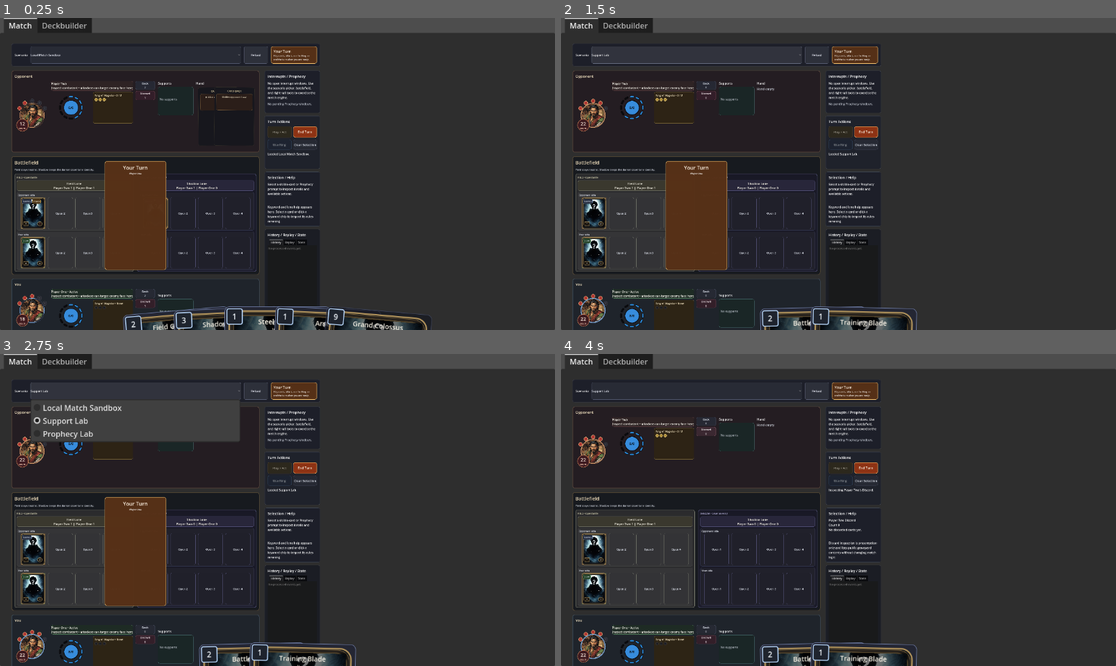
Above: before the commit, frames 1-4 (two rows, left to right).
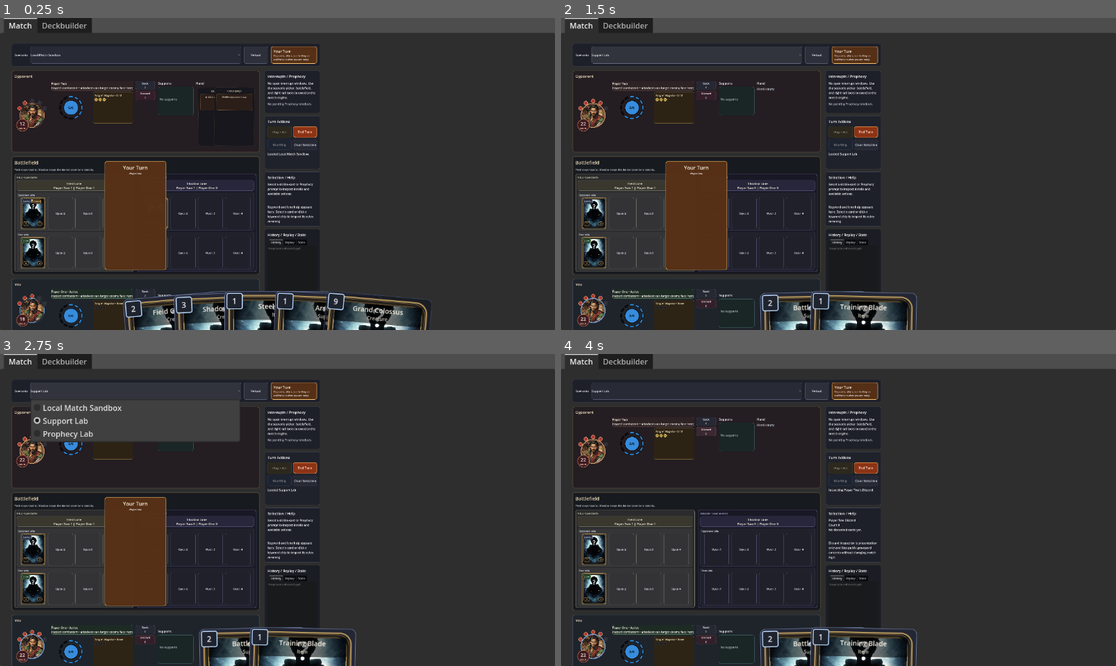
Above: after the commit, the same moments.

Repository: FlinnBurgess/elder-scrolls-legends
Game: Godot game, scene res://scenes/bootstrap/bootstrap.tscn
Same seed, same stepped clock (60 frames per second), same inputs: the game is played once before the commit and once after it.
Inputs:
- Up to frame 1 (0.25 s): no input
- Up to frame 2 (1.5 s): click "Local Match Sandbox" at 0.5 s; click "Player Two Inspect combatant …" at 1.25 s
- Up to frame 3 (2.75 s): click "Support Lab" at 2 s
- Up to frame 4 (4 s): click "Deck 0" at 2.75 s; click "Discard 0" at 3.5 s

The runs differ from the first frame. In frame 1, 4.0% of the frame differs, in the area x 22-78%, y 87-100%; in frame 2, 2.1%; in frame 3, 2.1%; in frame 4, 2.1%.

Commit message:
Adjust floating hand visibility and hover margin
Show 35% of cards above screen bottom at rest (up from 25%) and add
24px bottom margin when cards rise on hover so they aren't flush
against the screen edge.

Co-Authored-By: Claude Opus 4.6 <noreply@anthropic.com>

Diff:
--- a/src/ui/match_screen.gd
+++ b/src/ui/match_screen.gd
@@ -1837,8 +1837,8 @@
 	var overlap_step := card_size.x * 0.45
 	var total_width := card_size.x + overlap_step * float(max(0, count - 1))
 	var start_x := (overlay_size.x - total_width) * 0.5
-	# Cards sit with the top ~25% peeking above the bottom edge
-	var base_y := overlay_size.y - card_size.y * 0.25
+	# Cards sit with the top ~35% peeking above the bottom edge
+	var base_y := overlay_size.y - card_size.y * 0.35
 	var vertical_step := 4.0
 	for index in range(count):
 		var button := cards[index]
@@ -1909,8 +1909,9 @@
 	var selected := str(button.get_meta("instance_id", "")) == _selected_instance_id
 	var locked := bool(button.get_meta("presentation_locked", false))
 	var card_size := _surface_button_minimum_size("hand")
-	# How far the card needs to rise to be fully visible
-	var rise_amount := card_size.y * 0.85
+	# How far the card needs to rise to be fully visible, plus margin from screen bottom
+	var bottom_margin := 24.0
+	var rise_amount := card_size.y * 0.85 + bottom_margin
 	# Reset to resting state
 	button.scale = Vector2.ONE
 	button.position = base_position
